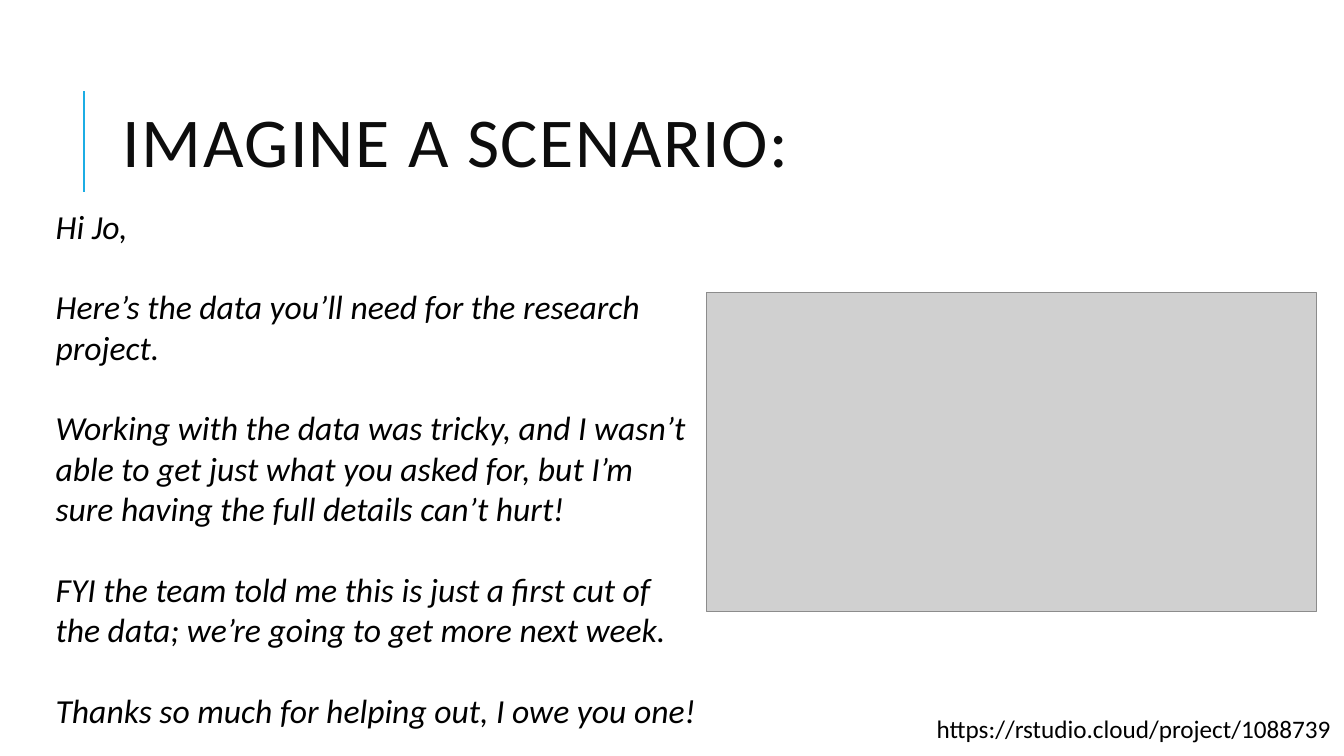
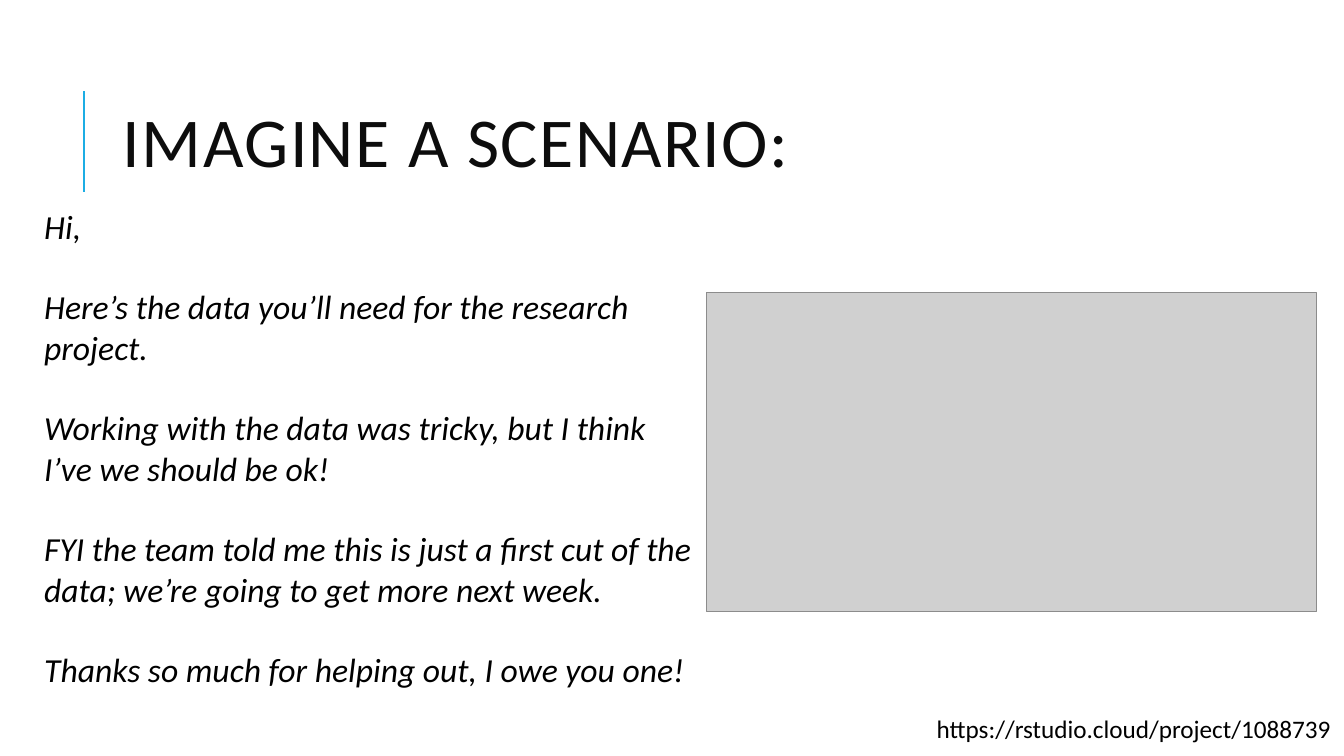
Before and after one commit to Jim89/tidy-lesson-plan, a slide deck: slide 2 of data-subsetting.pptx. Drawn at 1344x756 pixels with LibreOffice and Linux fonts; fonts in the diff are those of the drawing; grey boxes stand for pictures. Boxes give left, top, right and bottom in pixels: in the first picture for what was removed or moved away, otherwise in the second. Text is boxed around its words. In the diff, an @@ line names an element or a change of style, - is before the commit and + after.

Commit message:
Move mental map in to main slides, and remove old deck

```diff
--- a/data-subsetting.pptx
+++ b/data-subsetting.pptx
@@ text "Hi,": place and size @@
-text "Hi," at bbox=[56, 216, 695, 729]
+text "Hi," at bbox=[44, 216, 691, 688]
@@ text at bbox=[44, 216, 81, 243]: text changed @@
-Hi Jo,
+Hi,
@@ text at bbox=[44, 416, 646, 482]: text changed @@
-Working with the data was tricky, and I wasn’t able to get just what you asked for, but I’m sure having the full details can’t hurt!
+Working with the data was tricky, but I think I’ve we should be ok!
```
Also in this commit, not shown: 6 other slides changed, 2 slides added, 2 other files.
